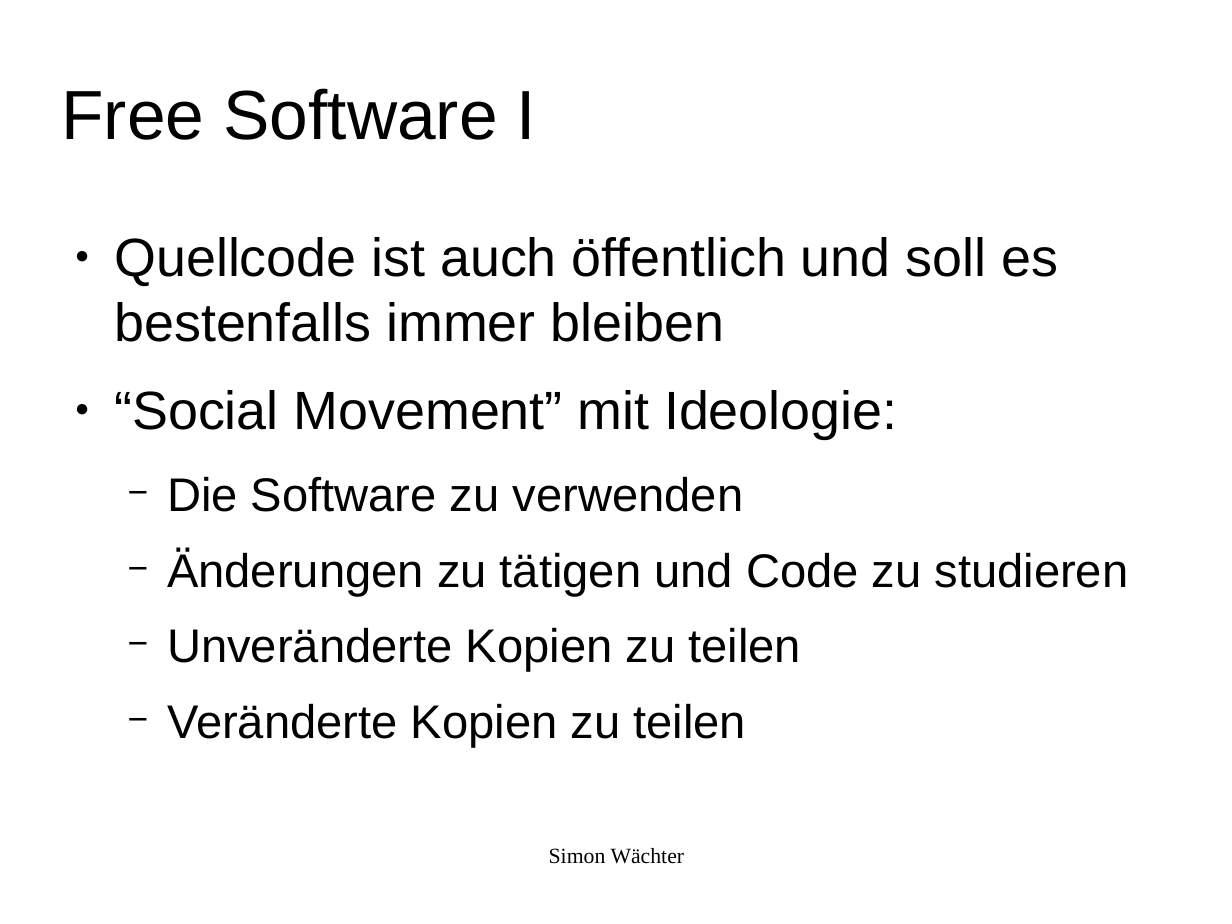
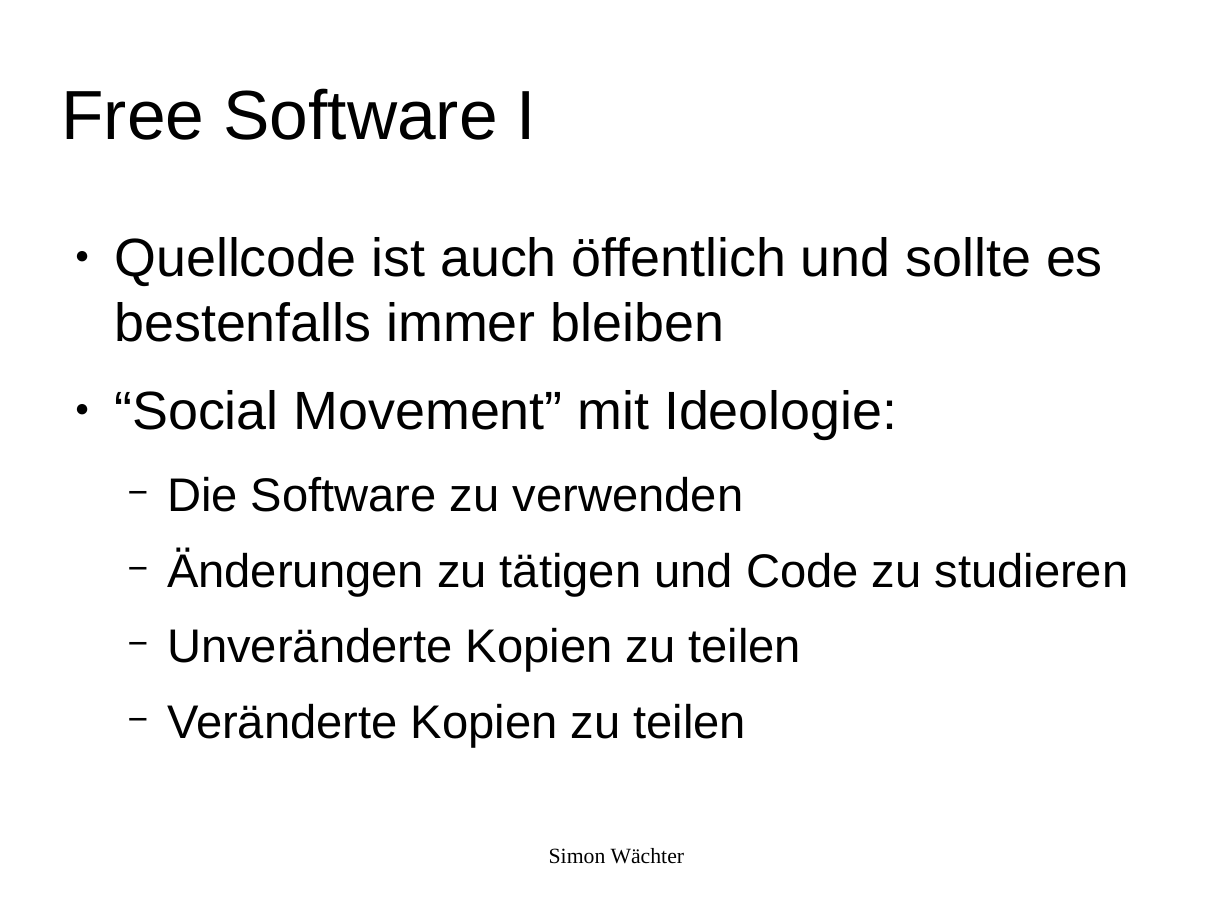
Before and after one commit to swaechter/presentations, a slide deck: slide 9 of 2014_05_10_Ubucon_2014/Freie_Software_Was_ist_das.odp. Drawn at 1232x924 pixels with LibreOffice and Linux fonts; fonts in the diff are those of the drawing; background and template pictures are left out. Boxes give left, top, right and bottom in pixels: in the first picture for what was removed or moved away, otherwise in the second. Text is boxed around its words. In the diff, an @@ line names an element or a change of style, - is before the commit and + after.

Commit message:
Improved presentation

```diff
--- a/2014_05_10_Ubucon_2014/Freie_Software_Was_ist_das.odp
+++ b/2014_05_10_Ubucon_2014/Freie_Software_Was_ist_das.odp
@@ text at bbox=[114, 237, 1103, 342]: text changed @@
-● Quellcode ist auch öffentlich und soll es bestenfalls immer bleiben
+● Quellcode ist auch öffentlich und sollte es bestenfalls immer bleiben
```
Also in this commit, not shown: 3 other slides changed.
